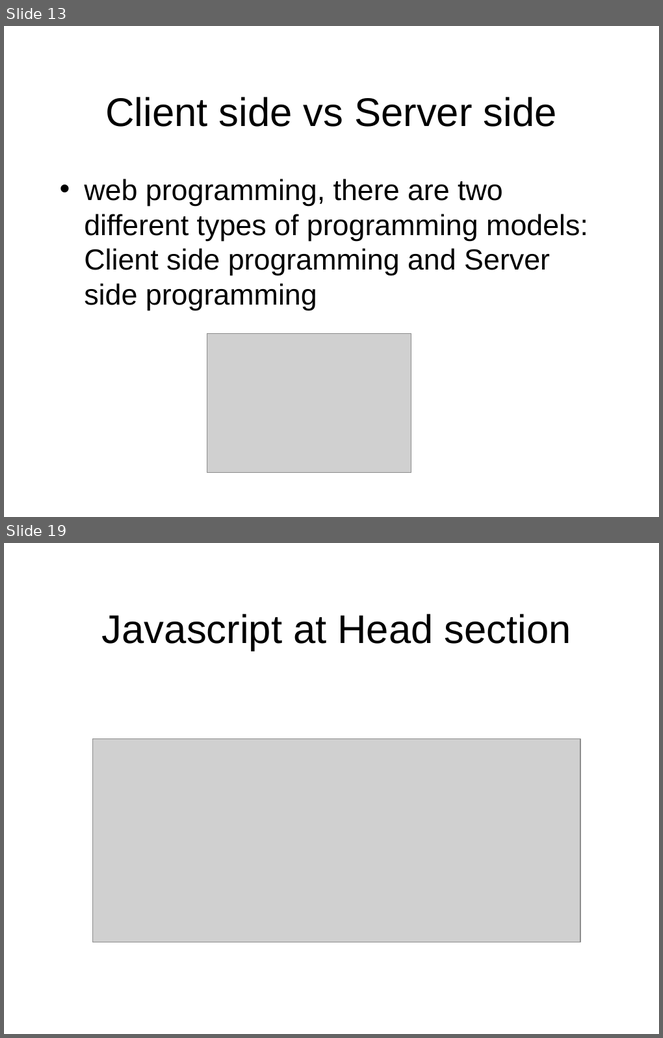
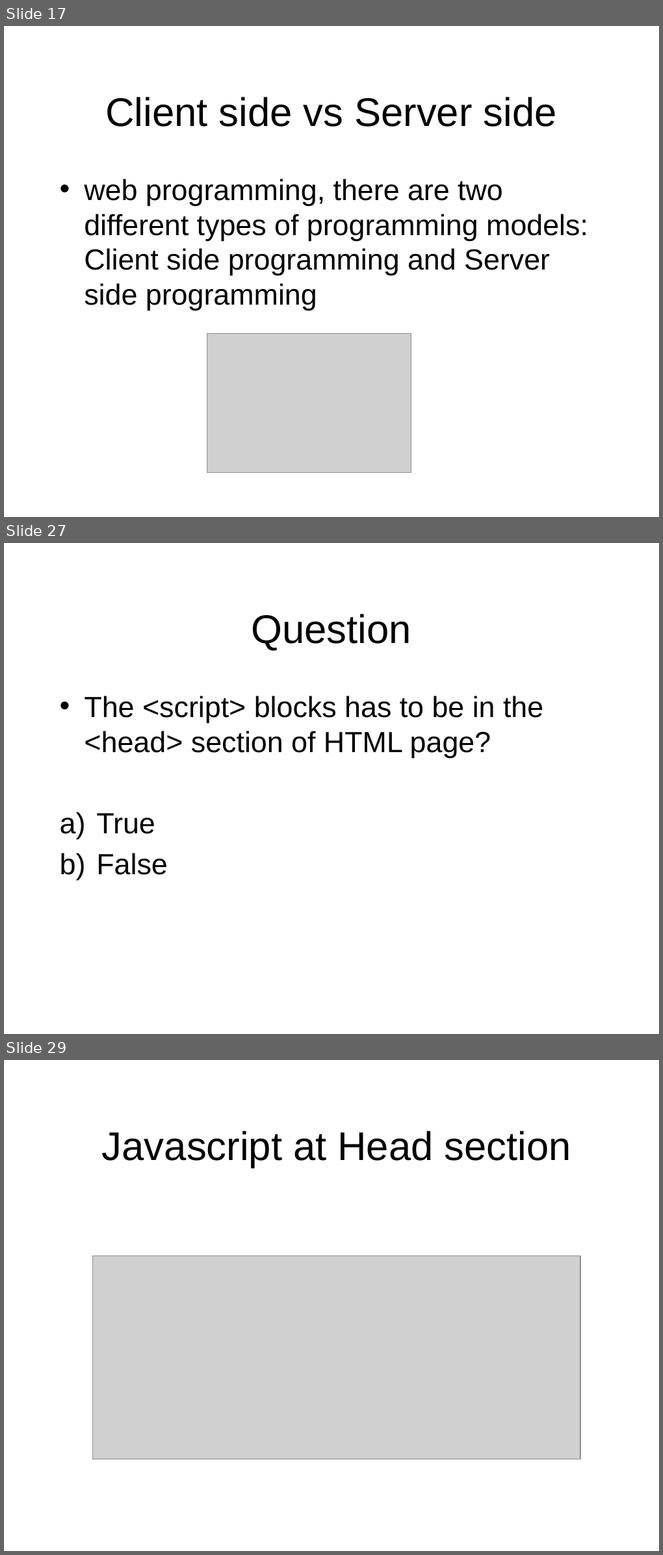
Before and after one commit to octaviordz/zjnu2017.github.io, a slide deck: WAD/lectures/080--Dynamic.vs.Static.Websites.pptx. Shown one above the other, each under a label of ours: slides 13 and 19 before the commit, slides 17, 27 and 29 after it; the slides between them are not shown. The pictures are 663x1038 and 663x1555 pixels, drawn with LibreOffice and Linux fonts; fonts in the diff are those of the drawing; grey boxes stand for pictures. Boxes give left, top, right and bottom in pixels: in the first picture for what was removed or moved away, otherwise in the second. Text is boxed around its words. In the diff, an @@ line names an element or a change of style, - is before the commit and + after.

```diff
--- a/WAD/lectures/080--Dynamic.vs.Static.Websites.pptx
+++ b/WAD/lectures/080--Dynamic.vs.Static.Websites.pptx
@@ slide 27 added at [4, 543, 659, 1034], background #FFFFFF @@
@@ title added at [252, 614, 412, 651], 44 pt, text #000000 @@
+Question
@@ text added at [84, 696, 544, 875], 32 pt, text #000000 @@
+• The <script> blocks has to be in the <head> section of HTML page?
+a) True
+b) False
@@ what was slide 13 is now slide 17 @@
@@ what was slide 19 is now slide 29 @@
```
Also in this commit, not shown: 8 slides changed, 9 other slides added.
